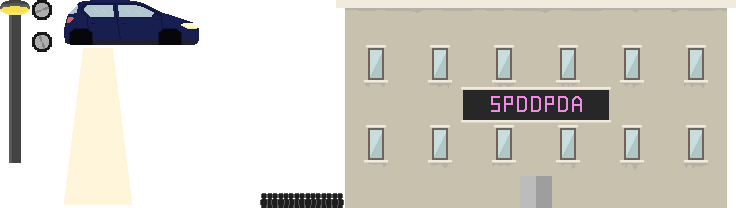
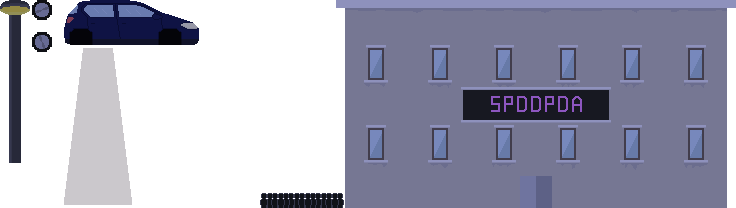
The second 736px x 208px image is a revision of the first. Changes to its layers:
added layer "Livello 1" (multiply, 52%) above "Gruppo 1" over [left=0, top=0, right=736, bottom=208]
added group "Gruppo 1" with 7 layers over [left=0, top=0, right=736, bottom=208]
moved "Crowd" into group "Gruppo 1" over [left=260, top=193, right=344, bottom=208]
moved "Building" into group "Gruppo 1" over [left=336, top=0, right=736, bottom=208]
moved "Car" into group "Gruppo 1" over [left=64, top=0, right=199, bottom=45]
moved "Wheel1" into group "Gruppo 1" over [left=32, top=0, right=52, bottom=20]
moved "Wheel2" into group "Gruppo 1" over [left=32, top=32, right=52, bottom=52]
moved "Light" into group "Gruppo 1" over [left=64, top=48, right=132, bottom=205]
moved "StreetLight" into group "Gruppo 1" over [left=0, top=0, right=30, bottom=163]
